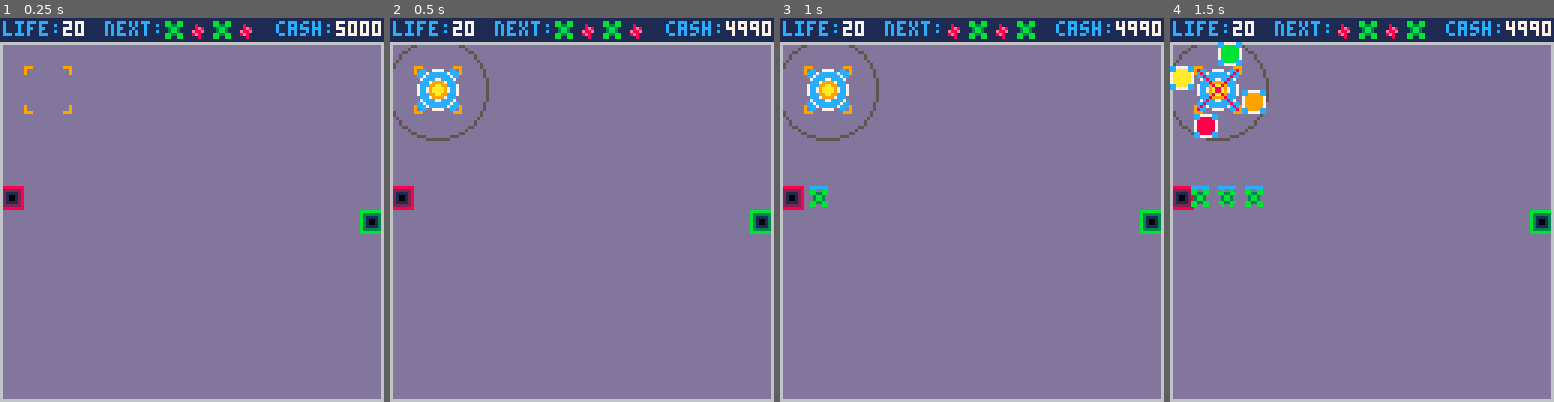
Above: before the commit, frames 1-4 (left to right).
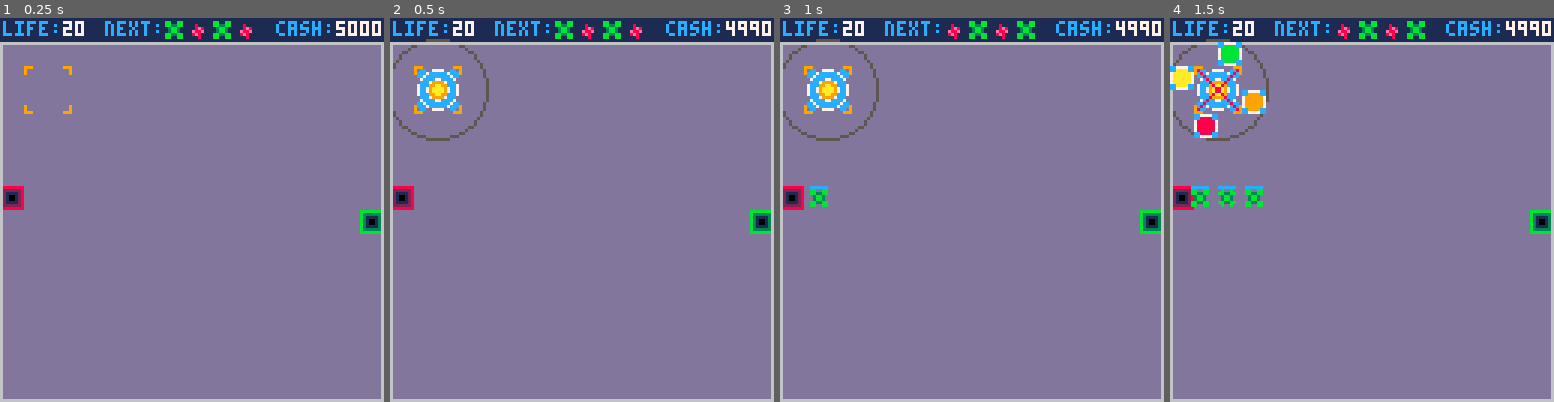
Above: after the commit, the same moments.

Repository: langchr86/pico-bubble-towers
Game: PICO-8 cartridge pico-proto.p8
Same seed, same stepped clock (60 frames per second), same inputs: the game is played once before the commit and once after it.
Inputs:
- Up to frame 1 (0.25 s): no input
- Up to frame 2 (0.5 s): tap X (X key) at 0.33 s
- Up to frame 3 (1 s): tap O (Z key) at 0.7 s
- Up to frame 4 (1.5 s): tap X (X key) at 1.07 s

Frame 1 is identical in both runs. In frame 2, less than 0.1% of the frame differs, in the area x 9-16%, y 5-7%; in frame 3, less than 0.1%; in frame 4, less than 0.1%.

Commit message:
allow to have maps with walk-way

Diff:
--- a/pico-proto.p8
+++ b/pico-proto.p8
@@ -29,14 +29,14 @@
 #include src/pico-proto.lua
 
 __gfx__
-00000000666666666dddddddddddddddddddddd66dddddddddddddd6666666666666666611111111dddddddd0000000000000000000000000000000000000000
-00000000dddddddd6dddddddddddddddddddddd66dddddddddddddd66dddddddddddddd611111111dddddddd0000000000000000000000000000000000000000
-00700700dddddddd6dddddddddddddddddddddd66dddddddddddddd66dddddddddddddd611111111dddddddd0000000000000000000000000000000000000000
-00077000dddddddd6dddddddddddddddddddddd66dddddddddddddd66dddddddddddddd611111111dddddddd0000000000000000000000000000000000000000
-00077000dddddddd6dddddddddddddddddddddd66dddddddddddddd66dddddddddddddd611111111dddddddd0000000000000000000000000000000000000000
-00700700dddddddd6dddddddddddddddddddddd66dddddddddddddd66dddddddddddddd611111111dddddddd0000000000000000000000000000000000000000
-00000000dddddddd6dddddddddddddddddddddd66dddddddddddddd66dddddddddddddd611111111dddddddd0000000000000000000000000000000000000000
-00000000dddddddd6ddddddd66666666ddddddd666666666666666666dddddddddddddd611111111dddddddd0000000000000000000000000000000000000000
+000000001111111144444444dddddddd555555550000000000000000000000000000000000000000000000000000000000000000000000000000000000000000
+000000001111111144444444dddddddd555555550000000000000000000000000000000000000000000000000000000000000000000000000000000000000000
+007007001111111144444444dddddddd555555550000000000000000000000000000000000000000000000000000000000000000000000000000000000000000
+000770001111111144444444dddddddd555555550000000000000000000000000000000000000000000000000000000000000000000000000000000000000000
+000770001111111144444444dddddddd555555550000000000000000000000000000000000000000000000000000000000000000000000000000000000000000
+007007001111111144444444dddddddd555555550000000000000000000000000000000000000000000000000000000000000000000000000000000000000000
+000000001111111144444444dddddddd555555550000000000000000000000000000000000000000000000000000000000000000000000000000000000000000
+000000001111111144444444dddddddd555555550000000000000000000000000000000000000000000000000000000000000000000000000000000000000000
 0000000088888888bbbbbbbb00000000000000000000000000000000000000000000000000000000000000000000000000000000000000000000000000000000
 0000000082222228b333333b00000000000000000000000000000000000000000000000000000000000000000000000000000000000000000000000000000000
 0000000082111128b311113b00000000000000000000000000000000000000000000000000000000000000000000000000000000000000000000000000000000
@@ -256,37 +256,37 @@
 
 
 __gff__
-0000000000000000000100000000000000408000000000000000000000000000000000000000000000000000000000000000000000000000000000000000000000000000000000000000000000000000000000000000000000000000000000000000000000000000000000000000000000000000000000000000000000000000
-0101010101010101010101010101000001010101010101010101010101010000000000000000000000000000000000000000000000000000000000000000000000000000000000000000000000000000000000000000000000000000000000000000000000000000000000000000000000000000000000000000000000000000
+0000000301000000000000000000000000418100000000000000000000000000000000000000000000000000000000000000000000000000000000000000000000000000000000000000000000000000000000000000000000000000000000000000000000000000000000000000000000000000000000000000000000000000
+0000000000000000000000000000000000000000000000000000000000000000000000000000000000000000000000000000000000000000000000000000000000000000000000000000000000000000000000000000000000000000000000000000000000000000000000000000000000000000000000000000000000000000
 __map__
-0909090909090909090909090909090909090909090909090909090909090909090909090909090909090909090909090000000000000000000000000000000000000000000000000000000000000000000000000000000000000000000000000000000000000000000000000000000000000000000000000000000000000000
-0701010101010101010101010101010807010101010101010101010101010108070101010101010101010101010101080000000000000000000000000000000000000000000000000000000000000000000000000000000000000000000000000000000000000000000000000000000000000000000000000000000000000000
-020a0a0a0a0a0a0a0a0a0a0a0a0a0a04020a0a0a0a0a0a0a0a0a0a0a0a0a0a04020a0a0a0a0a0a0a0a0a0a0a0a0a0a040000000000000000000000000000000000000000000000000000000000000000000000000000000000000000000000000000000000000000000000000000000000000000000000000000000000000000
-020a0a0a0a0a0a0a0a0a0a0a0a0a0a04020a0a0a0a0a0a0a0a0a0a0a0a0a0a04020a0a0a0a0a0a0a0a0a0a0a0a0a0a040000000000000000000000000000000000000000000000000000000000000000000000000000000000000000000000000000000000000000000000000000000000000000000000000000000000000000
-020a0a0a0a0a0a0a0a0a0a0a0a0a0a04020a0a0a0a0a0a0a0a0a0a0a0a0a0a04020a0a0a0a0a0a0a0a0a09090a0a0a040000000000000000000000000000000000000000000000000000000000000000000000000000000000000000000000000000000000000000000000000000000000000000000000000000000000000000
-020a0a0a0a0a0a0a0a0a0a0a0a0a0a04020a0a0a0a0a0a0a0a0a0a0a0a0a0a04020a0a0a0a110a0a0a09090a0a0a0a040000000000000000000000000000000000000000000000000000000000000000000000000000000000000000000000000000000000000000000000000000000000000000000000000000000000000000
-020a0a0a0a0a0a0a0a0a0a0a0a0a0a04020a0a0a0a0a0a0a0a0a0a0a0a0a0a04020a0a0a0a0a0a0a0a090a0a0a0a0a040000000000000000000000000000000000000000000000000000000000000000000000000000000000000000000000000000000000000000000000000000000000000000000000000000000000000000
-110a0a0a0a0a0a0a0a0a0a0a0a0a0a04020a0a0a0a0a0a0a0a0a0a0a0a0a0a04020a0a0a0a0a0a0a09090a0a0a0a0a040000000000000000000000000000000000000000000000000000000000000000000000000000000000000000000000000000000000000000000000000000000000000000000000000000000000000000
-020a0a0a0a0a0a0a0a0a0a0a0a0a0a12020a0a0a0a0a0a0a0a0a0a0a0a0a0a04020a0a0a0a0a0a09090a0a0a0a0a0a040000000000000000000000000000000000000000000000000000000000000000000000000000000000000000000000000000000000000000000000000000000000000000000000000000000000000000
-020a0a0a0a0a0a0a0a0a0a0a0a0a0a04020a0a0a0a0a110a0a0a0a0a0a0a0a04020a0a0a0a0a09090a0a0a0a0a0a0a040000000000000000000000000000000000000000000000000000000000000000000000000000000000000000000000000000000000000000000000000000000000000000000000000000000000000000
-020a0a0a0a0a0a0a0a0a0a0a0a0a0a04020a0a0a0a0a0a0a0a0a0a0a0a0a0a04020a0a0a0a09090a0a120a0a0a0a0a040000000000000000000000000000000000000000000000000000000000000000000000000000000000000000000000000000000000000000000000000000000000000000000000000000000000000000
-020a0a0a0a0a0a0a0a0a0a0a0a0a0a04020a0a0a0a0a0a0a0a0a0a0a0a0a0a04020a0a0a09090a0a0a0a0a0a0a0a0a040000000000000000000000000000000000000000000000000000000000000000000000000000000000000000000000000000000000000000000000000000000000000000000000000000000000000000
-020a0a0a0a0a0a0a0a0a0a0a0a0a0a04020a0a0a0a0a0a0a0a0a0a0a120a0a04020a0a0a0a0a0a0a0a0a0a0a0a0a0a040000000000000000000000000000000000000000000000000000000000000000000000000000000000000000000000000000000000000000000000000000000000000000000000000000000000000000
-020a0a0a0a0a0a0a0a0a0a0a0a0a0a04020a0a0a0a0a0a0a0a0a0a0a0a0a0a04020a0a0a0a0a0a0a0a0a0a0a0a0a0a040000000000000000000000000000000000000000000000000000000000000000000000000000000000000000000000000000000000000000000000000000000000000000000000000000000000000000
-020a0a0a0a0a0a0a0a0a0a0a0a0a0a04020a0a0a0a0a0a0a0a0a0a0a0a0a0a04020a0a0a0a0a0a0a0a0a0a0a0a0a0a040000000000000000000000000000000000000000000000000000000000000000000000000000000000000000000000000000000000000000000000000000000000000000000000000000000000000000
-0503030303030303030303030303030605030303030303030303030303030306050303030303030303030303030303060000000000000000000000000000000000000000000000000000000000000000000000000000000000000000000000000000000000000000000000000000000000000000000000000000000000000000
-0000000000000000000000000000000000000000000000000000000000000000000000000000000000000000000000000000000000000000000000000000000000000000000000000000000000000000000000000000000000000000000000000000000000000000000000000000000000000000000000000000000000000000
-0000000000000000000000000000000000000000000000000000000000000000000000000000000000000000000000000000000000000000000000000000000000000000000000000000000000000000000000000000000000000000000000000000000000000000000000000000000000000000000000000000000000000000
-00010101000001000001000100010101000a000a000a000a000a00000a000000000000000000000000000000000000000000000000000000000000000000000000000000000000000000000000000000000000000000000000000000000000000000000000000000000000000000000000000000000000000000000000000000
-00010000000100010001010100010000000a000a000a000a000a0a000a000000000000000000000000000000000000000000000000000000000000000000000000000000000000000000000000000000000000000000000000000000000000000000000000000000000000000000000000000000000000000000000000000000
-00010000000100010001000100010000000a000a000a000a000a0a000a000000000000000000000000000000000000000000000000000000000000000000000000000000000000000000000000000000000000000000000000000000000000000000000000000000000000000000000000000000000000000000000000000000
-0001000100010101000100010001010000000a000a00000a000a000a0a000000000000000000000000000000000000000000000000000000000000000000000000000000000000000000000000000000000000000000000000000000000000000000000000000000000000000000000000000000000000000000000000000000
-0001000100010001000100010001000000000a000a00000a000a000a0a000000000000000000000000000000000000000000000000000000000000000000000000000000000000000000000000000000000000000000000000000000000000000000000000000000000000000000000000000000000000000000000000000000
-0001010100010001000100010001010100000a000a00000a000a00000a000000000000000000000000000000000000000000000000000000000000000000000000000000000000000000000000000000000000000000000000000000000000000000000000000000000000000000000000000000000000000000000000000000
-0000000000000000000000000000000000000000000000000000000000000000000000000000000000000000000000000000000000000000000000000000000000000000000000000000000000000000000000000000000000000000000000000000000000000000000000000000000000000000000000000000000000000000
-0001010100010001000101010001010100000000000000000000000000000000000000000000000000000000000000000000000000000000000000000000000000000000000000000000000000000000000000000000000000000000000000000000000000000000000000000000000000000000000000000000000000000000
-0001000100010001000100000001000100000000000000000000000000000000000000000000000000000000000000000000000000000000000000000000000000000000000000000000000000000000000000000000000000000000000000000000000000000000000000000000000000000000000000000000000000000000
-0001000100010001000100000001010100000000000000000000000000000000000000000000000000000000000000000000000000000000000000000000000000000000000000000000000000000000000000000000000000000000000000000000000000000000000000000000000000000000000000000000000000000000
-0001000100010001000101000001010000000000000000000000000000000000000000000000000000000000000000000000000000000000000000000000000000000000000000000000000000000000000000000000000000000000000000000000000000000000000000000000000000000000000000000000000000000000
-0001000100010001000100000001000100000000000000000000000000000000000000000000000000000000000000000000000000000000000000000000000000000000000000000000000000000000000000000000000000000000000000000000000000000000000000000000000000000000000000000000000000000000
-0001010100000100000101010001000100000000000000000000000000000000000000000000000000000000000000000000000000000000000000000000000000000000000000000000000000000000000000000000000000000000000000000000000000000000000000000000000000000000000000000000000000000000
+0101010101010101010101010101010101010101010101010101010101010101010101010101010101010101010101010000000000000000000000000000000000000000000000000000000000000000000000000000000000000000000000000000000000000000000000000000000000000000000000000000000000000000
+0303030303030303030303030303030303030303030303030303030303030303030303030303030303030303030303030000000000000000000000000000000000000000000000000000000000000000000000000000000000000000000000000000000000000000000000000000000000000000000000000000000000000000
+0303030303030303030303030303030303030303030303030303030303030303030303030303030303030303030303030000000000000000000000000000000000000000000000000000000000000000000000000000000000000000000000000000000000000000000000000000000000000000000000000000000000000000
+0303030303030303030303030303030303030303030303030303030303030303030303030303030303030303030303030000000000000000000000000000000000000000000000000000000000000000000000000000000000000000000000000000000000000000000000000000000000000000000000000000000000000000
+0303030303030303030303030303030303030303030303030303030303030303030303030303030303030202030303030000000000000000000000000000000000000000000000000000000000000000000000000000000000000000000000000000000000000000000000000000000000000000000000000000000000000000
+0303030303030303030303030303030303030303030303030303030303030303030303030311030303020203030303030000000000000000000000000000000000000000000000000000000000000000000000000000000000000000000000000000000000000000000000000000000000000000000000000000000000000000
+0303030303030303030303030303030303030303030304040404040404040303030303030303030303020303030303030000000000000000000000000000000000000000000000000000000000000000000000000000000000000000000000000000000000000000000000000000000000000000000000000000000000000000
+1103030303030303030303030303030303030303030304040404040404040303030303030303030302020303030303030000000000000000000000000000000000000000000000000000000000000000000000000000000000000000000000000000000000000000000000000000000000000000000000000000000000000000
+0303030303030303030303030303031203030303030304040303030304040303030303030303030202030303030303030000000000000000000000000000000000000000000000000000000000000000000000000000000000000000000000000000000000000000000000000000000000000000000000000000000000000000
+0303030303030303030303030303030303030303030304040303030304040303030303030303020203030303030303030000000000000000000000000000000000000000000000000000000000000000000000000000000000000000000000000000000000000000000000000000000000000000000000000000000000000000
+0303030303030303030303030303030303030303030304040303030304040303030303030302020303120303030303030000000000000000000000000000000000000000000000000000000000000000000000000000000000000000000000000000000000000000000000000000000000000000000000000000000000000000
+0303030303030303030303030303030303030311040304040303030304040303030303030202030303030303030303030000000000000000000000000000000000000000000000000000000000000000000000000000000000000000000000000000000000000000000000000000000000000000000000000000000000000000
+0303030303030303030303030303030303030304040304040303030312040303030303030303030303030303030303030000000000000000000000000000000000000000000000000000000000000000000000000000000000000000000000000000000000000000000000000000000000000000000000000000000000000000
+0303030303030303030303030303030303030304040404040303030303030303030303030303030303030303030303030000000000000000000000000000000000000000000000000000000000000000000000000000000000000000000000000000000000000000000000000000000000000000000000000000000000000000
+0303030303030303030303030303030303030304040404040303030303030303030303030303030303030303030303030000000000000000000000000000000000000000000000000000000000000000000000000000000000000000000000000000000000000000000000000000000000000000000000000000000000000000
+0303030303030303030303030303030303030303030303030303030303030303030303030303030303030303030303030000000000000000000000000000000000000000000000000000000000000000000000000000000000000000000000000000000000000000000000000000000000000000000000000000000000000000
+0000000000000000000000000000000000000000000000000000000000000000000000000000000000000000000000000000000000000000000000000000000000000000000000000000000000000000000000000000000000000000000000000000000000000000000000000000000000000000000000000000000000000000
+0000000000000000000000000000000000000000000000000000000000000000000000000000000000000000000000000000000000000000000000000000000000000000000000000000000000000000000000000000000000000000000000000000000000000000000000000000000000000000000000000000000000000000
+00020202000002000002000200020202000a000a000a000a000a00000a000000000000000000000000000000000000000000000000000000000000000000000000000000000000000000000000000000000000000000000000000000000000000000000000000000000000000000000000000000000000000000000000000000
+00020000000200020002020200020000000a000a000a000a000a0a000a000000000000000000000000000000000000000000000000000000000000000000000000000000000000000000000000000000000000000000000000000000000000000000000000000000000000000000000000000000000000000000000000000000
+00020000000200020002000200020000000a000a000a000a000a0a000a000000000000000000000000000000000000000000000000000000000000000000000000000000000000000000000000000000000000000000000000000000000000000000000000000000000000000000000000000000000000000000000000000000
+0002000200020202000200020002020000000a000a00000a000a000a0a000000000000000000000000000000000000000000000000000000000000000000000000000000000000000000000000000000000000000000000000000000000000000000000000000000000000000000000000000000000000000000000000000000
+0002000200020002000200020002000000000a000a00000a000a000a0a000000000000000000000000000000000000000000000000000000000000000000000000000000000000000000000000000000000000000000000000000000000000000000000000000000000000000000000000000000000000000000000000000000
+0002020200020002000200020002020200000a000a00000a000a00000a000000000000000000000000000000000000000000000000000000000000000000000000000000000000000000000000000000000000000000000000000000000000000000000000000000000000000000000000000000000000000000000000000000
+0000000000000000000000000000000000000000000000000000000000000000000000000000000000000000000000000000000000000000000000000000000000000000000000000000000000000000000000000000000000000000000000000000000000000000000000000000000000000000000000000000000000000000
+0002020200020002000202020002020200000000000000000000000000000000000000000000000000000000000000000000000000000000000000000000000000000000000000000000000000000000000000000000000000000000000000000000000000000000000000000000000000000000000000000000000000000000
+0002000200020002000200000002000200000000000000000000000000000000000000000000000000000000000000000000000000000000000000000000000000000000000000000000000000000000000000000000000000000000000000000000000000000000000000000000000000000000000000000000000000000000
+0002000200020002000200000002020200000000000000000000000000000000000000000000000000000000000000000000000000000000000000000000000000000000000000000000000000000000000000000000000000000000000000000000000000000000000000000000000000000000000000000000000000000000
+0002000200020002000202000002020000000000000000000000000000000000000000000000000000000000000000000000000000000000000000000000000000000000000000000000000000000000000000000000000000000000000000000000000000000000000000000000000000000000000000000000000000000000
+0002000200020002000200000002000200000000000000000000000000000000000000000000000000000000000000000000000000000000000000000000000000000000000000000000000000000000000000000000000000000000000000000000000000000000000000000000000000000000000000000000000000000000
+0002020200000200000202020002000200000000000000000000000000000000000000000000000000000000000000000000000000000000000000000000000000000000000000000000000000000000000000000000000000000000000000000000000000000000000000000000000000000000000000000000000000000000
--- a/src/cursor.lua
+++ b/src/cursor.lua
@@ -180,10 +180,10 @@
     return
   end
 
-  ---@type number
-  cursor_sprite = Map:GetSprite(Point:New(self.pos.x / self.inc, self.pos.y / self.inc))
-  print(cursor_sprite, 2, 121, 10)
-  print(fget(cursor_sprite, 0), 17, 121, 10)
+  local tile_pos = Point:New(self.pos.x / self.inc, self.pos.y / self.inc)
+  print(Map:GetSprite(tile_pos), 2, 121, 10)
+  print(Map:IsTileBuildable(tile_pos), 18, 121, 10)
+  print(Map:IsTileWalkable(tile_pos), 50, 121, 10)
 end
 
 ---@param index number
--- a/src/map.lua
+++ b/src/map.lua
@@ -2,14 +2,21 @@
 
 ---@class Map
 ---@field offset Point
+---@field walk_way_mode boolean
 Map = {
   offset = nil,
+  walk_way_mode = false,
 }
 Map.__index = Map
 
 ---@param offset Point
 function Map:SetOffset(offset)
   self.offset = offset:Clone()
+end
+
+---@param offset Point
+function Map:SetWalkwayMode(walk_way)
+  self.walk_way_mode = walk_way
 end
 
 function Map:Draw()
@@ -19,15 +26,23 @@
 ---@param tile_pos Point
 ---@return boolean
 function Map:IsTileWalkable(tile_pos)
-  local massive = fget(Map:GetSprite(tile_pos), 0)
-  return not massive
+  if not self.walk_way_mode then
+    return fget(Map:GetSprite(tile_pos), 0)
+  else
+    return fget(Map:GetSprite(tile_pos), 0) and not Map:IsTileBuildable(tile_pos)
+  end
 end
 
 ---@param tile_pos Point
 ---@return boolean
 function Map:IsTileBuildable(tile_pos)
-  local massive = fget(Map:GetSprite(tile_pos), 0)
-  return not massive
+  return fget(Map:GetSprite(tile_pos), 1)
+end
+
+---@param tile_pos Point
+---@return boolean
+function Map:IsTileWalkWay(tile_pos)
+  return Map:GetSprite(tile_pos) == 4
 end
 
 ---@param tile_pos Point
@@ -37,14 +52,6 @@
       and self:IsTileBuildable(tile_pos + Point:New(1, 0))
       and self:IsTileBuildable(tile_pos + Point:New(0, 1))
       and self:IsTileBuildable(tile_pos + Point:New(1, 1))
-      and not self:IsTileStart(tile_pos)
-      and not self:IsTileStart(tile_pos + Point:New(1, 0))
-      and not self:IsTileStart(tile_pos + Point:New(0, 1))
-      and not self:IsTileStart(tile_pos + Point:New(1, 1))
-      and not self:IsTileGoal(tile_pos)
-      and not self:IsTileGoal(tile_pos + Point:New(1, 0))
-      and not self:IsTileGoal(tile_pos + Point:New(0, 1))
-      and not self:IsTileGoal(tile_pos + Point:New(1, 1))
 end
 
 ---@param tile_pos Point
--- a/src/session.lua
+++ b/src/session.lua
@@ -37,7 +37,7 @@
   local instance = --[[---@type Session]] setmetatable(o, self)
 
   instance:SearchSpecialPoints()
-  instance:CalculateNewPath()
+  assert(instance:CalculateNewPath())
   instance:PrepareCursorMenu()
 
   return instance
@@ -52,6 +52,7 @@
 
 function Session:SearchSpecialPoints()
   self:DrawMap()
+  Map:SetWalkwayMode(false)
 
   for x = 0, kMapSizeInTiles - 1 do
     for y = 0, kMapSizeInTiles - 1 do
@@ -61,6 +62,10 @@
       elseif Map:IsTileGoal(tile_pos) then
         self.goal = tile_pos
       end
+
+      if Map:IsTileWalkWay(tile_pos) then
+        Map:SetWalkwayMode(true)
+      end
     end
   end
 end
--- a/src/tower.lua
+++ b/src/tower.lua
@@ -51,7 +51,7 @@
 
 function Tower:Destroy()
   local tile_pos = Point:New(self.pos.x / kTileSize, self.pos.y / kTileSize)
-  Map:TileClear4(tile_pos, 10)
+  Map:TileClear4(tile_pos, 3)
 end
 
 ---@param upgrade_type TowerType
